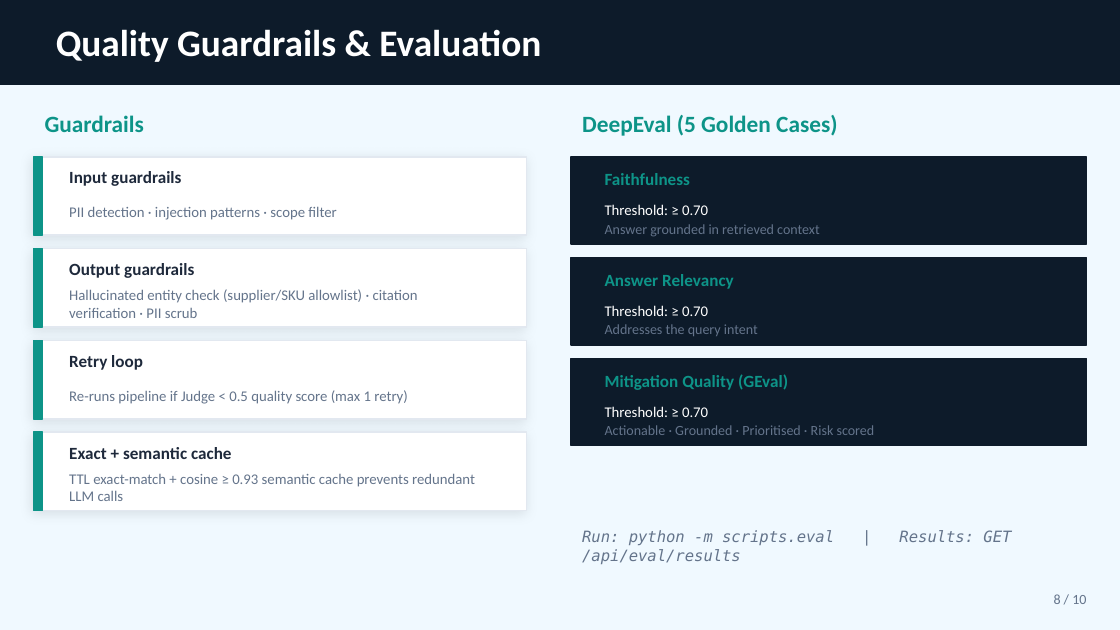
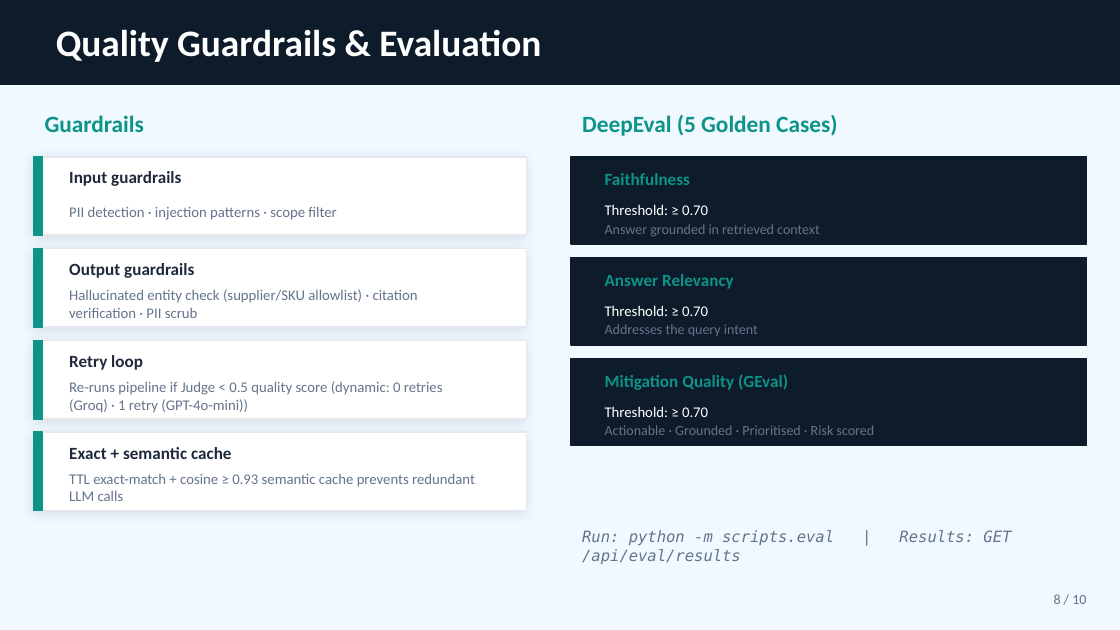
Before and after one commit to sairam24584/supply-chain-risk-ai, a slide deck: slide 8 of supply_chain_risk_ai_deck.pptx. Drawn at 1120x630 pixels with LibreOffice and Linux fonts; fonts in the diff are those of the drawing. Boxes give left, top, right and bottom in pixels: in the first picture for what was removed or moved away, otherwise in the second. Text is boxed around its words. In the diff, an @@ line names an element or a change of style, - is before the commit and + after.

```diff
--- a/supply_chain_risk_ai_deck.pptx
+++ b/supply_chain_risk_ai_deck.pptx
@@ text at (69,381,443,413): text changed @@
-Re-runs pipeline if Judge < 0.5 quality score (max 1 retry)
+Re-runs pipeline if Judge < 0.5 quality score (dynamic: 0 retries (Groq) · 1 retry (GPT-4o-mini))
```
Also in this commit, not shown: 1 other slide changed, 4 other files.
